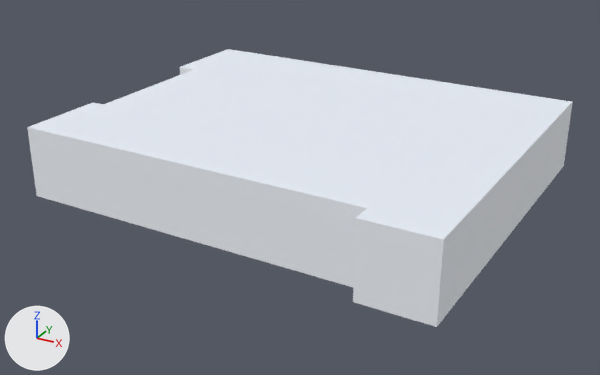
Two versions of the FBX model SourceAssets/MPR/environment/SM_MPR_Env_Far_N_Buildings.fbx, one commit apart.
Rendered twice from a 50 mm camera at (-68.5, 427.5, 41.1) aimed at (-114.8, 511.6, -0.9). The axes (+X, +Y, +Z) are drawn at lower left. The lights are the same throughout. The first picture is the older version. Vertices at exactly the same position are counted once.

The older version as bpy lines, for what is in view:
```python
me_sm_mpr_env_far_n_buildings = bpy.data.meshes.new('SM_MPR_Env_Far_N_Buildings')
me_sm_mpr_env_far_n_buildings.from_pydata(...)  # 20 vertices, 18 faces; spans x -142.4..-87.5, y 490.3..537.1, z -1.2..7.8
# faces by material slot: [10, 8]
me_sm_mpr_env_far_n_buildings.materials.append(mat_m_mpr_env_buildings)  # white #f3f7fd
me_sm_mpr_env_far_n_buildings.materials.append(mat_m_mpr_env_roofs)  # white #eaf0f9
ob_sm_mpr_env_far_n_buildings = bpy.data.objects.new('SM_MPR_Env_Far_N_Buildings', me_sm_mpr_env_far_n_buildings)
ob_sm_mpr_env_far_n_buildings.location = (0.0, 0.0, 0.0)
```
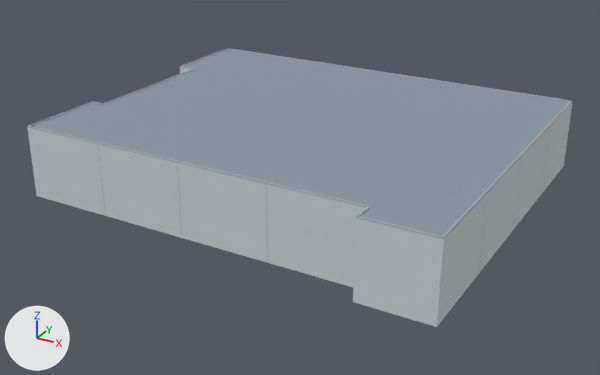
Patch to the scene script:
```diff
--- a/SourceAssets/MPR/environment/SM_MPR_Env_Far_N_Buildings.fbx.py
+++ b/SourceAssets/MPR/environment/SM_MPR_Env_Far_N_Buildings.fbx.py
@@ mat_m_mpr_env_contexttrim @@
+mat_m_mpr_env_contexttrim = principled_material('M_MPR_Env_ContextTrim')
+mat_m_mpr_env_contexttrim.base_color = (0.39, 0.46, 0.5)  # grey #a8b5bc
+mat_m_mpr_env_contexttrim.roughness = 0.8
@@ mat_m_mpr_env_contextwall @@
+mat_m_mpr_env_contextwall = principled_material('M_MPR_Env_ContextWall')
+mat_m_mpr_env_contextwall.base_color = (0.6, 0.66, 0.69)  # light grey #cbd4d8
+mat_m_mpr_env_contextwall.roughness = 0.8
@@ mat_m_mpr_env_contextroof @@
+mat_m_mpr_env_contextroof = principled_material('M_MPR_Env_ContextRoof')
+mat_m_mpr_env_contextroof.base_color = (0.24, 0.31, 0.37)  # greyish blue #8697a4
+mat_m_mpr_env_contextroof.roughness = 0.8
@@ me_sm_mpr_env_far_n_buildings @@
 # used by ob_sm_mpr_env_far_n_buildings; location = (0.0, 0.0, 0.0)
-me_sm_mpr_env_far_n_buildings.from_pydata(...)  # 20 vertices, 18 faces; spans x -142.4..-87.5, y 490.3..537.1, z -1.2..7.8
+me_sm_mpr_env_far_n_buildings.from_pydata(...)  # 148 vertices, 90 faces; spans x -142.4..-87.5, y 490.3..537.1, z -1.2..8.0
+# me_sm_mpr_env_far_n_buildings part 1
+# 104 vertices are added at x -142.4..-87.5, y 490.3..537.1, z -1.0..8.0
+# 24 new vertices lie (0.0, 0.0, 8.6) away from vertices in x -142.2..-87.8, y 493.2..536.8, z -1.0
+# 72 new faces join them, mat_m_mpr_env_contexttrim (grey #a8b5bc)
+# me_sm_mpr_env_far_n_buildings part 2: 10 faces spanning x -142.4..-87.5, y 490.3..537.1, z -1.2..7.8 switch from mat_m_mpr_env_buildings (white #f3f7fd) to mat_m_mpr_env_contextwall (light grey #cbd4d8)
+# me_sm_mpr_env_far_n_buildings part 3: 8 faces spanning x -142.4..-87.5, y 490.3..537.1, z 7.8 switch from mat_m_mpr_env_roofs (white #eaf0f9) to mat_m_mpr_env_contextroof (greyish blue #8697a4)
+me_sm_mpr_env_far_n_buildings.materials.append(mat_m_mpr_env_contexttrim)  # grey #a8b5bc
```

Changed parts and their boxes (x1, y1, x2, y2) in the pictures (600 x 375 px):
'SM_MPR_Env_Far_N_Buildings', reshaped: before (27, 49, 573, 327); after (27, 48, 573, 327)
part 1 of me_sm_mpr_env_far_n_buildings, added: after (27, 48, 573, 268)
part 2 of me_sm_mpr_env_far_n_buildings, recoloured (white to light grey): (27, 67, 573, 327) in both
part 3 of me_sm_mpr_env_far_n_buildings, recoloured (darker): (33, 50, 569, 240) in both
